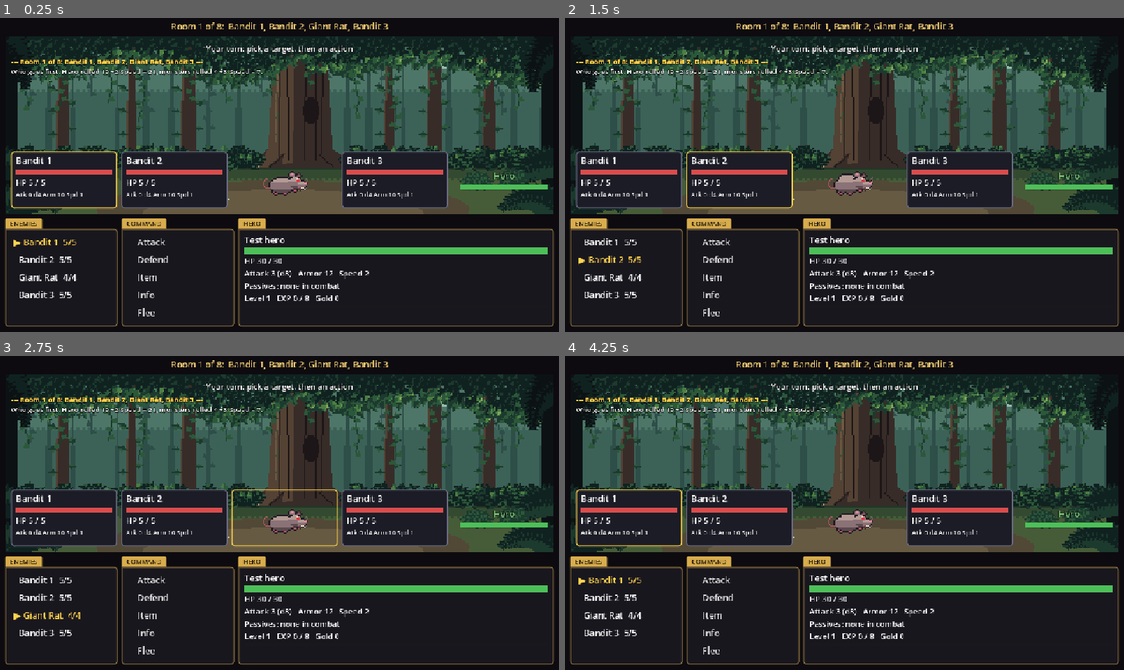
Above: before the commit, frames 1-4 (two rows, left to right).
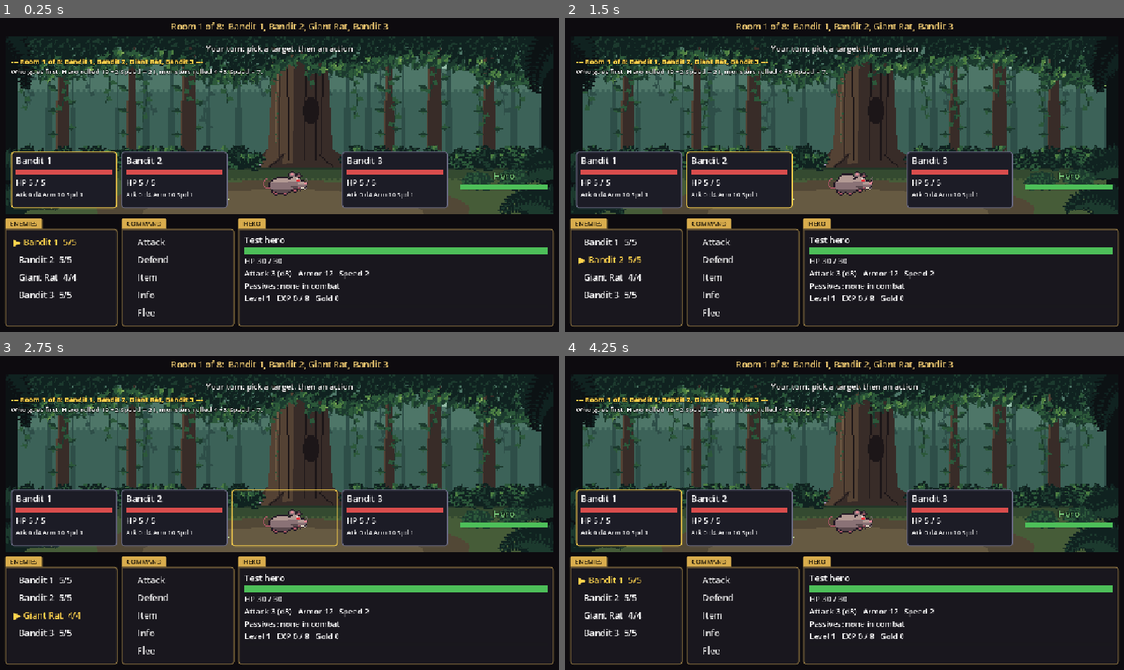
Above: after the commit, the same moments.

Repository: khasmn/project-k
Game: Godot game, scene res://scenes/combat/combat.tscn
Same seed, same stepped clock (60 frames per second), same inputs: the game is played once before the commit and once after it. This scene is started directly instead of the project's main scene.
Inputs (mouse positions are in pixels of both pictures, inside the frame that each line leads up to):
- Up to frame 1 (0.25 s): no input
- Up to frame 2 (1.5 s): click (626, 181) at 0.52 s; click (738, 181) at 1.27 s
- Up to frame 3 (2.75 s): click (285, 519) at 2.02 s
- Up to frame 4 (4.25 s): click (961, 519) at 2.77 s; click "Bandit 1 5/5" at 3.5 s

The runs differ from the first frame. In frame 1, 2.8% of the frame differs, in the area x 1-99%, y 7-63%; in frame 2, 3.9%; in frame 3, 2.8%; in frame 4, 4.0%, in the area x 1-99%, y 8-63%.

Commit message:
Fix background animation not repainting
Co-Authored-By: Claude Opus 5.5 <noreply@anthropic.com>

Diff:
--- a/scripts/combat/combat_screen.gd
+++ b/scripts/combat/combat_screen.gd
@@ -85,6 +85,7 @@
 	for frames in animations:
 		var width: int = int(frames.region.size.x)
 		frames.region.position.x = tick % (frames.atlas.get_width() / width) * width
+	%Arena.queue_redraw()  # a box style doesn't repaint by itself when its texture changes; the sprites do
 
 
 ## An animated strip of frames side by side (frame_width 0 = square frames, like 32x32 sprites).
